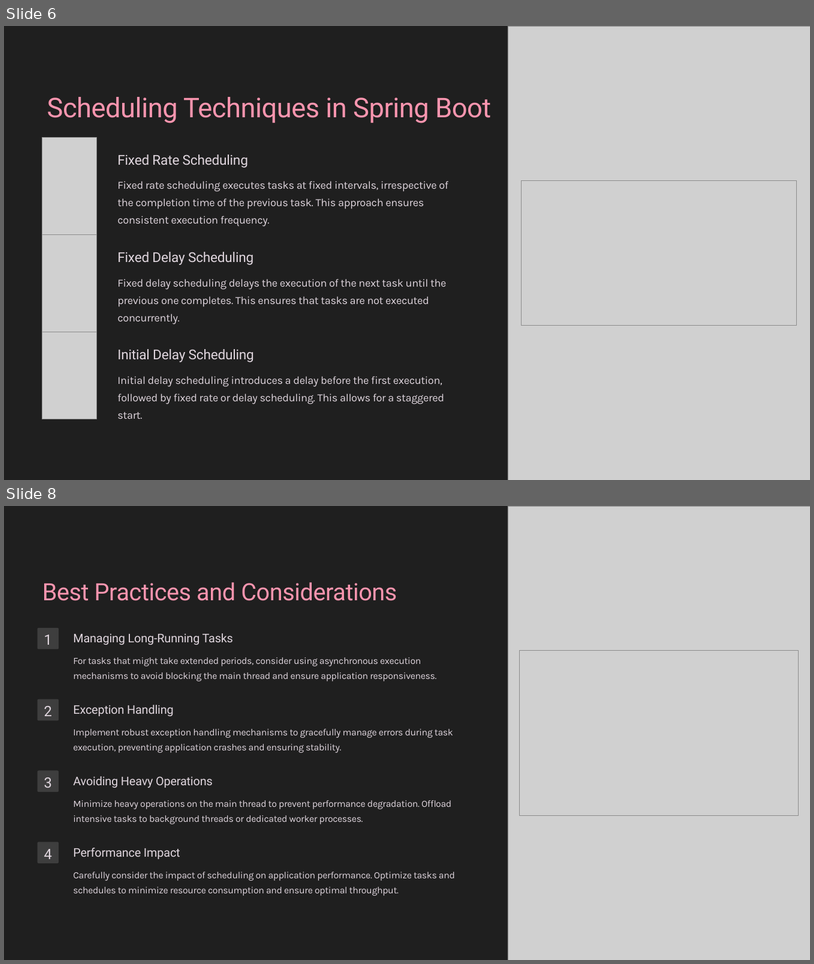
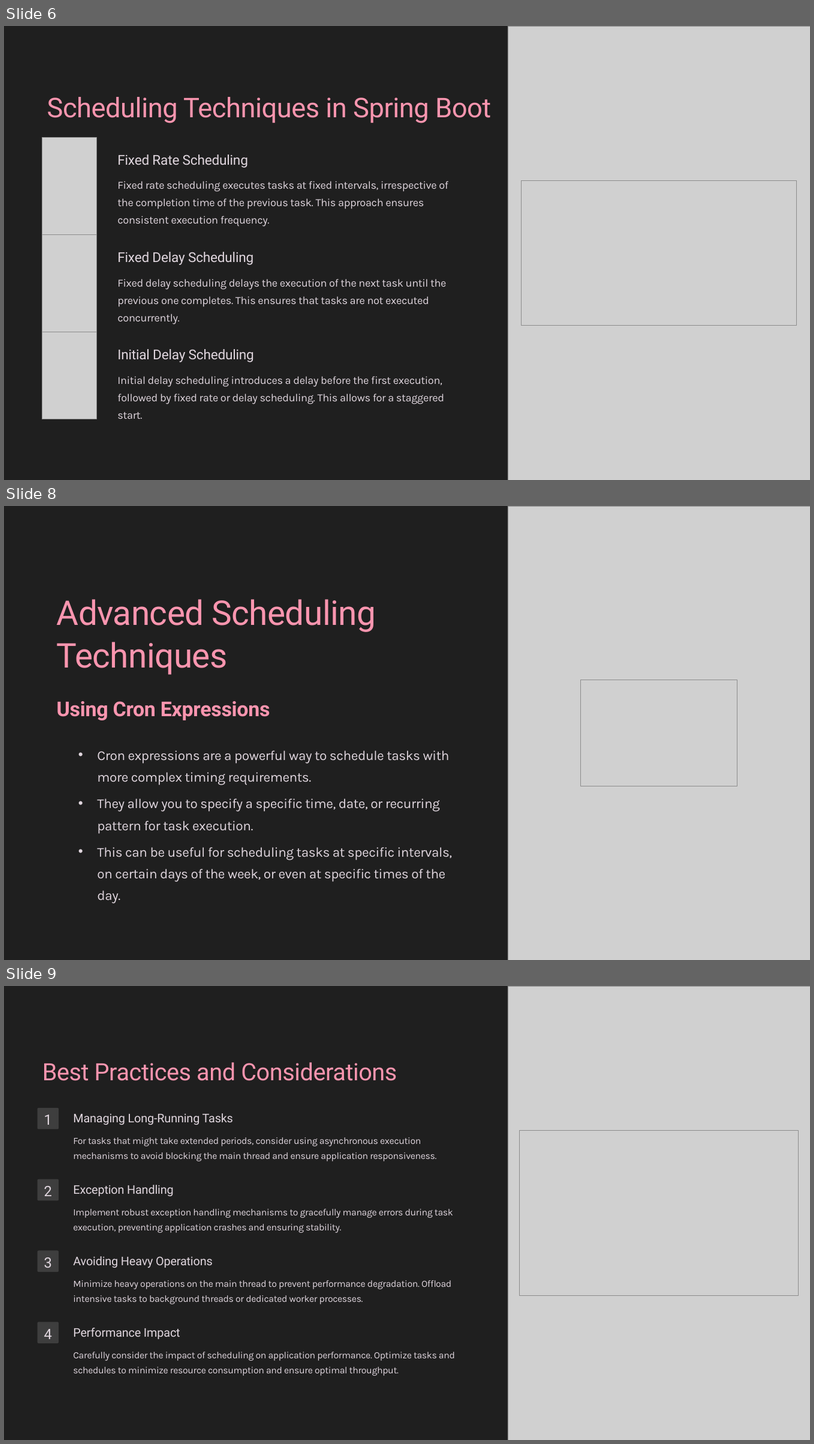
Before and after one commit to ajithms01/Spring-with-scheduler, a slide deck: Spring-Boot-Application-with-Schedulers (1).pptx. Shown one above the other, each under a label of ours: slides 6 and 8 before the commit, slides 6, 8 and 9 after it; the slides between them are not shown. The pictures are 814x964 and 814x1444 pixels, drawn with LibreOffice and Linux fonts; fonts in the diff are those of the drawing; grey boxes stand for pictures. Boxes give left, top, right and bottom in pixels: in the first picture for what was removed or moved away, otherwise in the second. Text is boxed around its words. In the diff, an @@ line names an element or a change of style, - is before the commit and + after.

Commit message:
+ 4 types of scheduling,updated ppt

```diff
--- a/Spring-Boot-Application-with-Schedulers (1).pptx
+++ b/Spring-Boot-Application-with-Schedulers (1).pptx
@@ slide 8 added at (4,506,810,960), background #FFFFFF @@
@@ rectangle added at (4,506,810,960), fill #1F1F1F @@
@@ picture added at (508,506,810,960) @@
@@ text added at (57,599,376,675), 48.6 pt, text #FA95AF @@
+Advanced Scheduling Techniques
@@ picture added at (581,680,738,786) @@
@@ text added at (57,701,270,720), 29.2 pt, text #FA95AF, bold @@
+Using Cron Expressions
@@ text added at (97,750,450,785), 19.4 pt, text #E0D6DE @@
+• Cron expressions are a powerful way to schedule tasks with more complex timing requirements.
@@ text added at (97,798,440,834), 19.4 pt, text #E0D6DE @@
+• They allow you to specify a specific time, date, or recurring pattern for task execution.
@@ text added at (97,847,452,882), 19.4 pt, text #E0D6DE @@
+• This can be useful for scheduling tasks at specific intervals, on certain days of the week, or even at specific times of the day.
@@ what was slide 8 is now slide 9 @@
```
Also in this commit, not shown: 1 slide changed, 1 other slide added, 1 slide removed, 3 other files.
